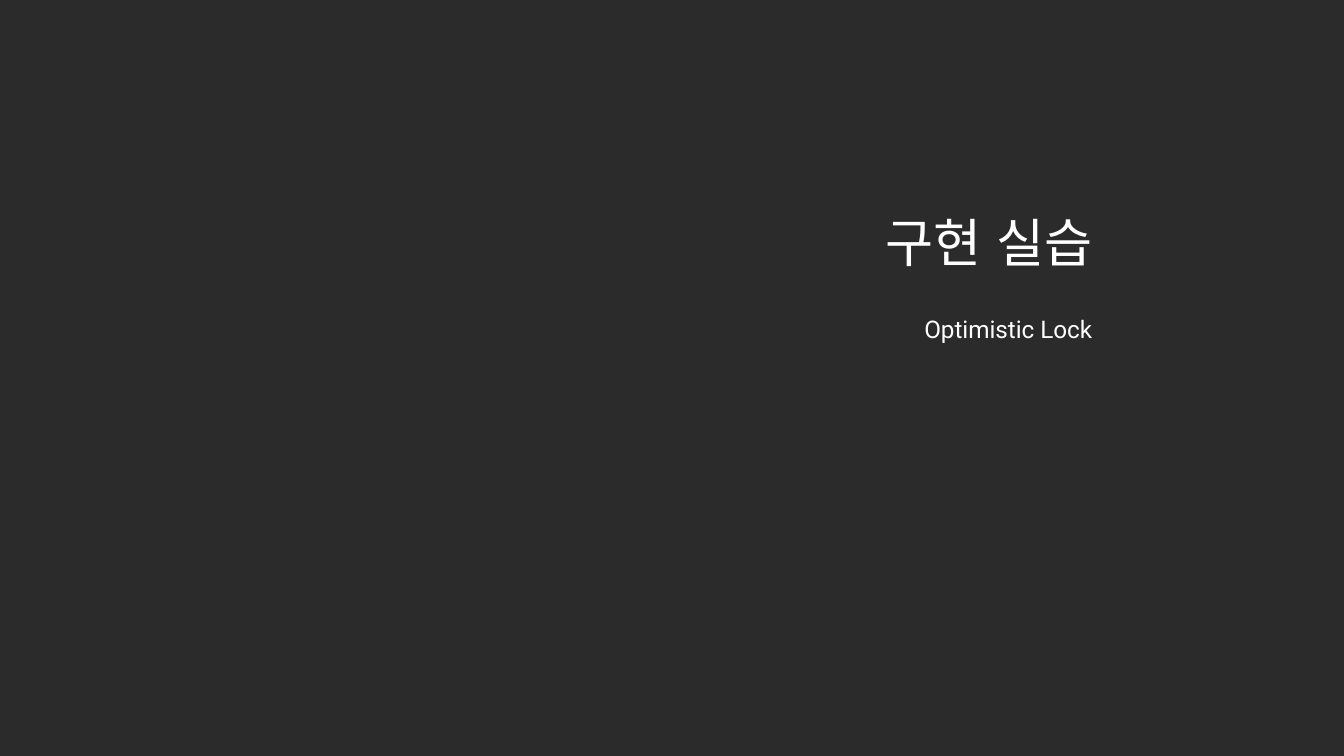
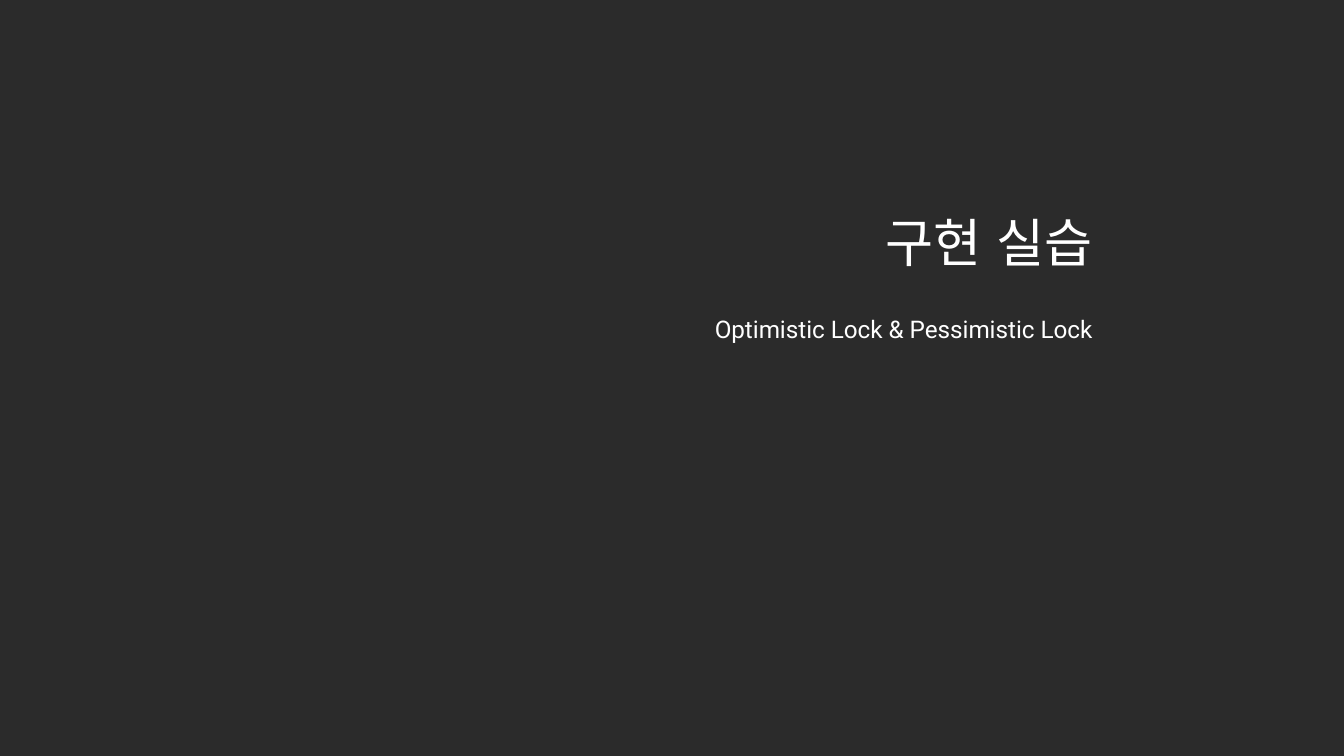
Before and after one commit to nayasis/fastcampus-hyper-webflux, a slide deck: slide 22 of 99.ppt/[Ch4-6. 실무형 심화개발.pptx (slide 20 before the commit). Drawn at 1344x756 pixels with LibreOffice and Linux fonts; fonts in the diff are those of the drawing; background and template pictures are left out; a plain dark background stands for a picture behind light text. Boxes give left, top, right and bottom in pixels: in the first picture for what was removed or moved away, otherwise in the second. Text is boxed around its words. In the diff, an @@ line names an element or a change of style, - is before the commit and + after.

```diff
--- a/99.ppt/[Ch4-6. 실무형 심화개발.pptx
+++ b/99.ppt/[Ch4-6. 실무형 심화개발.pptx
@@ subtitle at (x1=715, y1=319, x2=1093, y2=343): text changed @@
-Optimistic Lock
+Optimistic Lock & Pessimistic Lock
```
Also in this commit, not shown: 3 other slides changed, 1 slide added, 2 slides removed.
